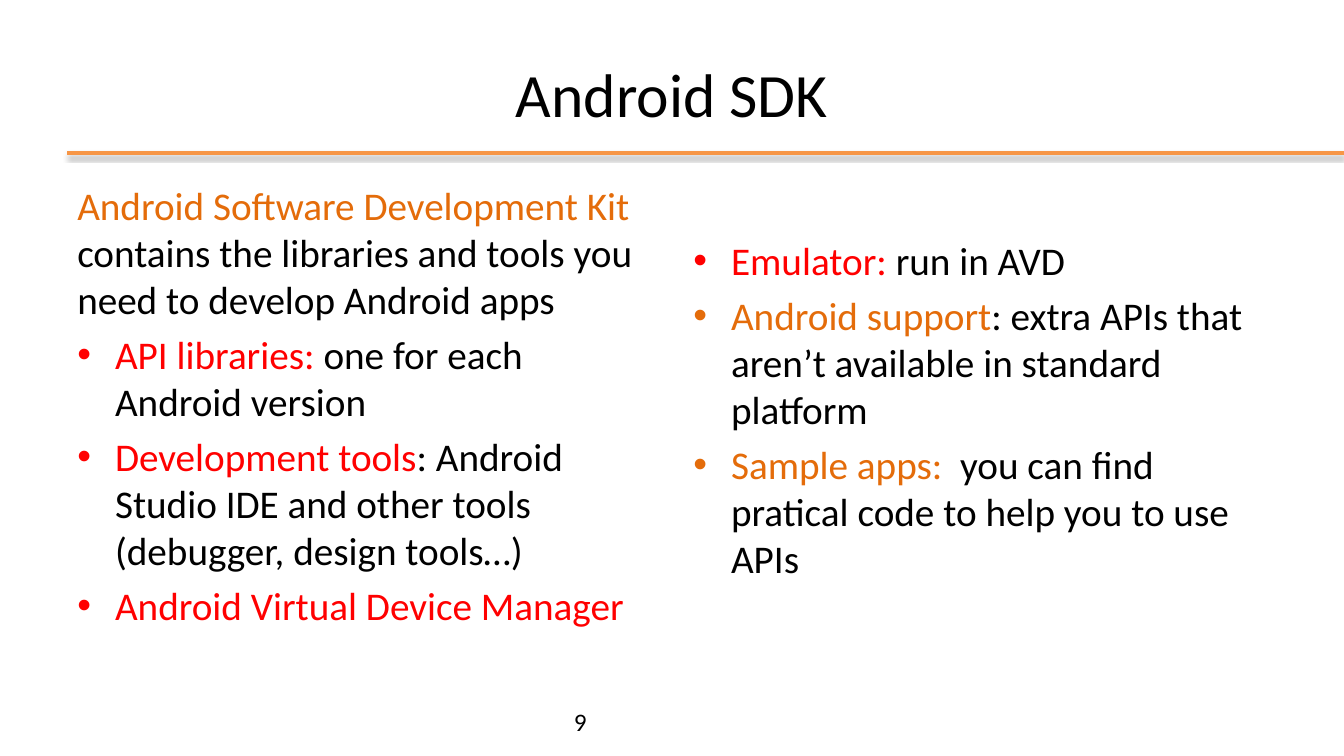
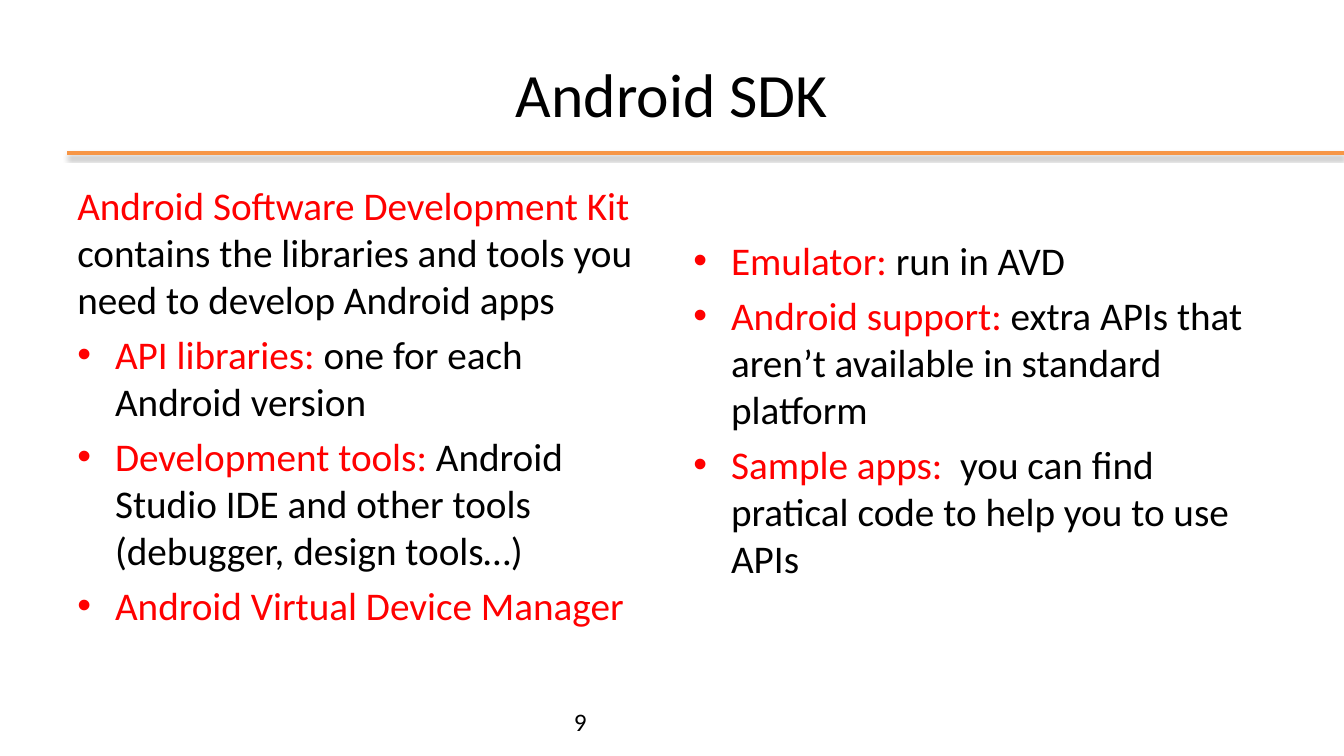
Before and after one commit to kevinmala00/ATTIVITA-PROGETTUALE, a slide deck: slide 9 of slides/01 - Android Introduction.pptx. Drawn at 1344x756 pixels with LibreOffice and Linux fonts; fonts in the diff are those of the drawing; background and template pictures are left out. Boxes give left, top, right and bottom in pixels: in the first picture for what was removed or moved away, otherwise in the second. Text is boxed around its words. In the diff, an @@ line names an element or a change of style, - is before the commit and + after.

Commit message:
M1 -> COMPLETED (add android libraries)

```diff
--- a/slides/01 - Android Introduction.pptx
+++ b/slides/01 - Android Introduction.pptx
@@ text at box(77, 192, 632, 572): text colour #E46C0A to #FF0000 in "Android Software Development Kit"; text colour #000000 to #FF0000 in "tools:" @@
@@ text at box(731, 302, 1242, 574): text colour #E46C0A to #FF0000 in "Android support:", "Sample apps:"; text colour #000000 to #FF0000 in "support:" @@
```
Also in this commit, not shown: 2 other slides changed.
